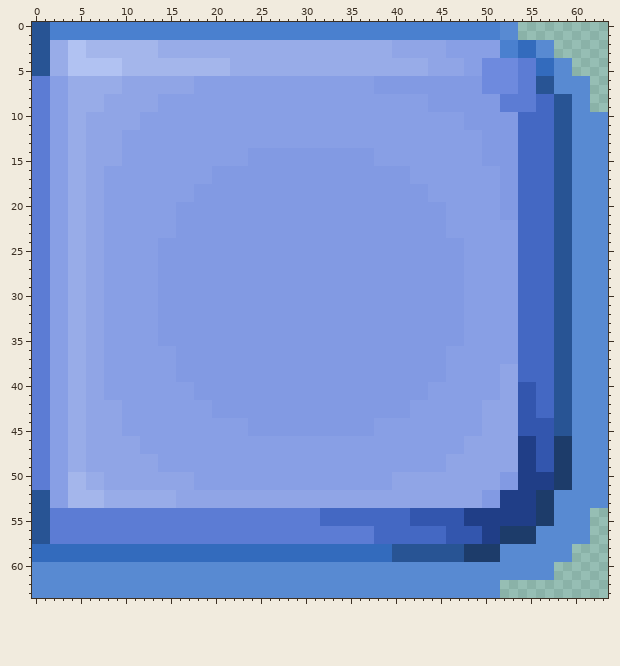
Edited in one commit: pixel-art sprite (textures/base/pack/gui/gui_button_right.png). Above, as it was before the edit.
The file is 64x64 pixels. Colours within 5 levels of each other are drawn and written as one.
The same view after the edit:
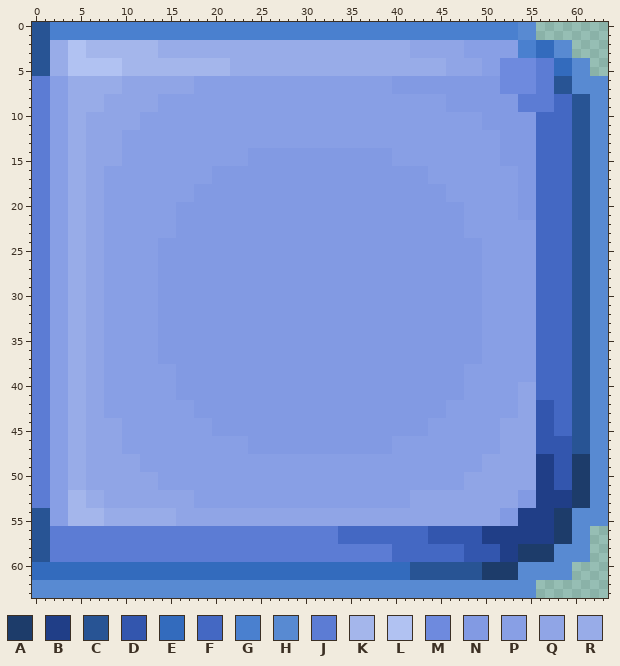
Palette (. is transparent): A #1d3c6a  B #203e87  C #285494  D #3356ae  E #336bbd  F #4468c3  G #4a80cf  H #588ad2  J #5c7cd4  K #a4b6eb  L #b1c2f2  M #6e8ade  N #829ae3  P #889fe5  Q #90a5e6  R #98ace8
Edits made:
Changed rows in their new state; - is an unchanged pixel.
first column x 0:
 0 ----------------------------------------------------GGHH--------
 1 ----------------------------------------------------GGHH--------
 2 ----------------------------------------RR----QQ----PPGGEEHH----
 3 ----------------------------------------RR----QQ----PPGGEEHH----
 4 --------------------------------------------RR--QQPP--MMJJEEHH--
 5 --------------------------------------------RR--QQPP--MMJJEEHH--
 6 --------------------------------------PP----------NN--MMJJCC--HH
 7 --------------------------------------PP----------NN--MMJJCC--HH
 8 --------------------------------------------PP------NN--JJFFCCHH
 9 --------------------------------------------PP------NN--JJFFCCHH
10 ------------------------------------------------PP----NN--FFCC--
11 ------------------------------------------------PP----NN--FFCC--
12 --------------------------------------------------PP--NN--FFCC--
13 --------------------------------------------------PP--NN--FFCC--
14 --------------------------------------NN----------PP--NN--FFCC--
15 --------------------------------------NN----------PP--NN--FFCC--
16 ------------------------------------------NN--------PPNN--FFCC--
17 ------------------------------------------NN--------PPNN--FFCC--
18 --------------------------------------------NN------PPNN--FFCC--
19 --------------------------------------------NN------PPNN--FFCC--
20 ----------------------------------------------NN----PPNN--FFCC--
21 ----------------------------------------------NN----PPNN--FFCC--
22 ----------------------------------------------NN------PP--FFCC--
23 ----------------------------------------------NN------PP--FFCC--
24 ------------------------------------------------NN----PP--FFCC--
25 ------------------------------------------------NN----PP--FFCC--
26 ------------------------------------------------NN----PP--FFCC--
27 ------------------------------------------------NN----PP--FFCC--
28 ------------------------------------------------NN----PP--FFCC--
29 ------------------------------------------------NN----PP--FFCC--
30 ------------------------------------------------NN----PP--FFCC--
31 ------------------------------------------------NN----PP--FFCC--
32 ------------------------------------------------NN----PP--FFCC--
33 ------------------------------------------------NN----PP--FFCC--
34 ------------------------------------------------NN----PP--FFCC--
35 ------------------------------------------------NN----PP--FFCC--
36 --------------NN------------------------------NNNN----PP--FFCC--
37 --------------NN------------------------------NNNN----PP--FFCC--
38 ----------------------------------------------NN----PPPP--FFCC--
39 ----------------------------------------------NN----PPPP--FFCC--
40 ----------------NN--------------------------NNNN----PPQQ--FFCC--
41 ----------------NN--------------------------NNNN----PPQQ--FFCC--
42 --------PP--------NN----------------------NNNN----PPPPQQDDFFCC--
43 --------PP--------NN----------------------NNNN----PPPPQQDDFFCC--
44 --------------------NNNN--------------NNNNNN------PP--QQ--FFCC--
45 --------------------NNNN--------------NNNNNN------PP--QQ--FFCC--
46 ----------PP------------NNNNNNNNNNNNNNNN--------PPPP--QQ--DDCC--
47 ----------PP------------NNNNNNNNNNNNNNNN--------PPPP--QQ--DDCC--
48 ------------PP--------------------------------PPPP----QQBBDDAA--
49 ------------PP--------------------------------PPPP----QQBBDDAA--
50 ----RRQQ------PPPP----------------------PPPPPPPP----QQQQ--DDAA--
51 ----RRQQ------PPPP----------------------PPPPPPPP----QQQQ--DDAA--
52 JJ----RRQQQQQQQQ--PPPPPPPPPPPPPPPPPPPPPPPP--------QQQQNNBBBBAA--
53 JJ----RRQQQQQQQQ--PPPPPPPPPPPPPPPPPPPPPPPP--------QQQQNNBBBBAA--
54 --PPKKKKRRRRRRRRQQQQQQQQQQQQQQQQQQQQQQQQQQQQQQQQQQQQNN--BBAA--HH
55 --PPKKKKRRRRRRRRQQQQQQQQQQQQQQQQQQQQQQQQQQQQQQQQQQQQNN--BBAA--HH
56 ----------------------------------FFFF------DD------BBBBBBAA----
57 ----------------------------------FFFF------DD------BBBBBBAA----
58 CCJJJJJJJJJJJJJJJJJJJJJJJJJJJJJJJJJJJJJJFFFFFFFFDDDDBBAAAA--HH--
59 CCJJJJJJJJJJJJJJJJJJJJJJJJJJJJJJJJJJJJJJFFFFFFFFDDDDBBAAAA--HH--
60 EEEEEEEEEEEEEEEEEEEEEEEEEEEEEEEEEEEEEEEEEECCCCCCCCAAAA----HH----
61 EEEEEEEEEEEEEEEEEEEEEEEEEEEEEEEEEEEEEEEEEECCCCCCCCAAAA----HH----
62 ----------------------------------------------------HHHH--------
63 ----------------------------------------------------HHHH--------
